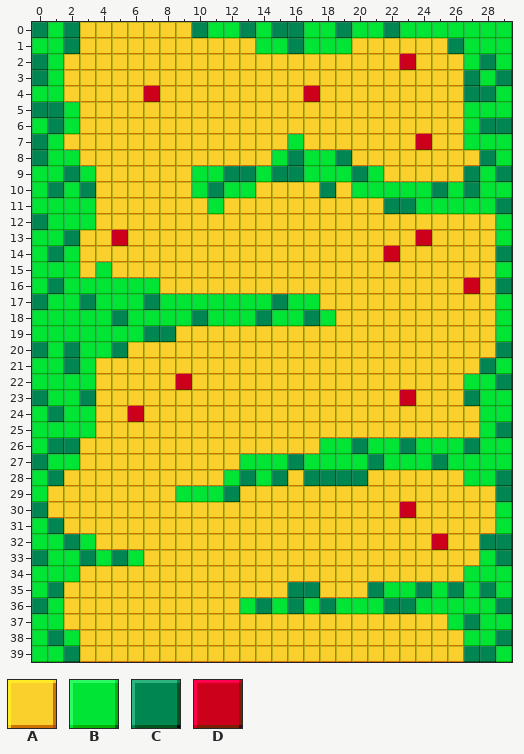
Two states of a Tiled map (JSON), maps/map2.json. The first picture shows the starting point.
Cells are 16x16 px. Shown: x 0..29, y 0..39.
Key: from "tileset": A 0 "T0", B 65 "T30", C 66 "T31", D 71 "T70".
_ is an empty cell.
Layer "Capa de patrones 1" before, first column x 0:
 0 CBCAAAAAAACBBCBCCBBCBBCBBBBBBB
 1 BBCAAAAAAAAAAABBCBBBAAAAAACBBB
 2 CBAAAAAAAAAAAAAAAAAAAAADAAABCB
 3 CBAAAAAAAAAAAAAAAAAAAAAAAAACBC
 4 BBAAAAADAAAAAAAAADAAAAAAAAACCB
 5 CCBAAAAAAAAAAAAAAAAAAAAAAAABBB
 6 BCBAAAAAAAAAAAAAAAAAAAAAAAABCC
 7 CBAAAAAAAAAAAAAABAAAAAAADAABBB
 8 CBBAAAAAAAAAAAABCBBCAAAAAAAACB
 9 BBCBAAAAAABBCCBCCBBBCBAAAAACBC
10 BCBCAAAAAABCBBAAAACABBBBBCBCBB
11 BBBBAAAAAAABAAAAAAAAAACCBBBBBC
12 CBBBAAAAAAAAAAAAAAAAAAAAAAAAAB
13 BBCAADAAAAAAAAAAAAAAAAAADAAAAB
14 BCBAAAAAAAAAAAAAAAAAAADAAAAAAC
15 BBBABAAAAAAAAAAAAAAAAAAAAAAAAB
16 BCBBBBBBAAAAAAAAAAAAAAAAAAADAC
17 CBBCBBBCBBBBBBBCBBAAAAAAAAAAAB
18 BBBBBCBBBBCBBBCBBCBAAAAAAAAAAB
19 BBBBBBBCCAAAAAAAAAAAAAAAAAAAAB
20 CBCBBCAAAAAAAAAAAAAAAAAAAAAAAC
21 BBCBAAAAAAAAAAAAAAAAAAAAAAAACB
22 BBBBAAAAADAAAAAAAAAAAAAAAAABBC
23 CBBCAAAAAAAAAAAAAAAAAAADAAACBB
24 BCBBAADAAAAAAAAAAAAAAAAAAAAABB
25 BBBBAAAAAAAAAAAAAAAAAAAAAAAABC
26 BCCAAAAAAAAAAAAAAABBCBBCBBBCBB
27 CBBAAAAAAAAAABBBCBBBBCBBBCBBBB
28 BCAAAAAAAAAABCBCACCCCAAAAAABBC
29 BAAAAAAAABBBCAAAAAAAAAAAAAAAAC
30 CAAAAAAAAAAAAAAAAAAAAAADAAAAAB
31 BCAAAAAAAAAAAAAAAAAAAAAAAAAAAB
32 BBCBAAAAAAAAAAAAAAAAAAAAADAACC
33 CBBCBCBAAAAAAAAAAAAAAAAAAAAABC
34 BBBAAAAAAAAAAAAAAAAAAAAAAAABBB
35 BCAAAAAAAAAAAAAACCAAACBBCBCBCB
36 CBAAAAAAAAAAABCBCBCBBBCCBBBBBC
37 BBAAAAAAAAAAAAAAAAAAAAAAAABCBB
38 BCBAAAAAAAAAAAAAAAAAAAAAAAABBC
39 BBCAAAAAAAAAAAAAAAAAAAAAAAACCB
Once edited:
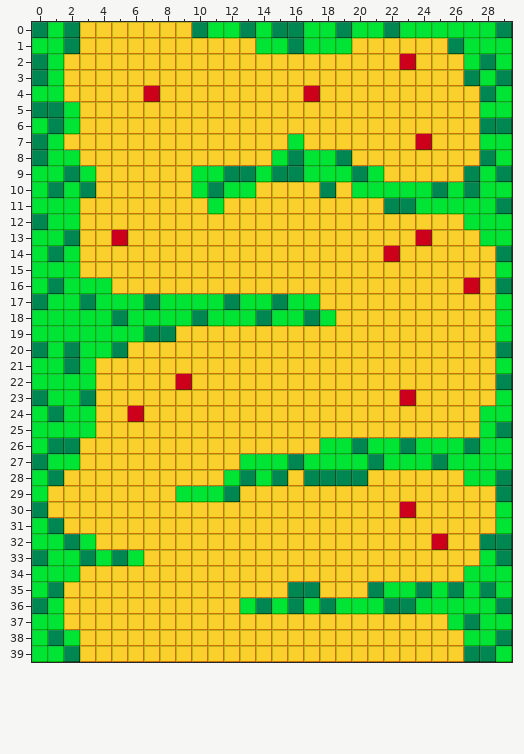
Change:
Changed rows in their new state; . is an unchanged cell.
Layer "Capa de patrones 1":
first column x 29:
 0 C
first column x 27:
 4 A
 5 A
 6 A
 7 A
first column x 3:
11 A.........................
12 A.......................BB
13 .........................B
15 .A........................
16 ..AAA.....................
17 .........C................
first column x 27:
21 .A
22 AA
23 AA
Boxes around the changes in both pictures, in picture pixels (x1, y1, x2, y2):
changed: (496, 22, 512, 38)
changed: (464, 86, 480, 150)
changed: (80, 198, 96, 230)
changed: (464, 214, 496, 246)
changed: (96, 262, 160, 294)
changed: (224, 294, 240, 310)
changed: (464, 358, 496, 406)
